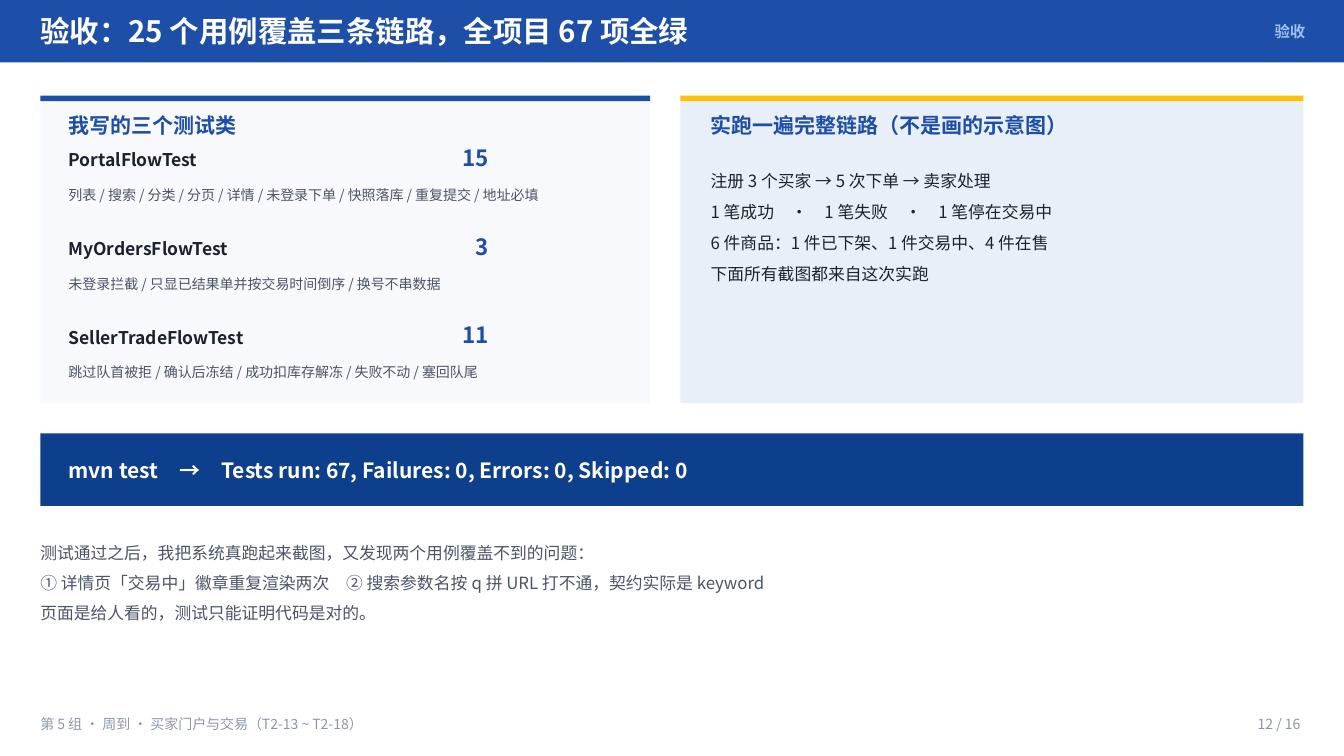
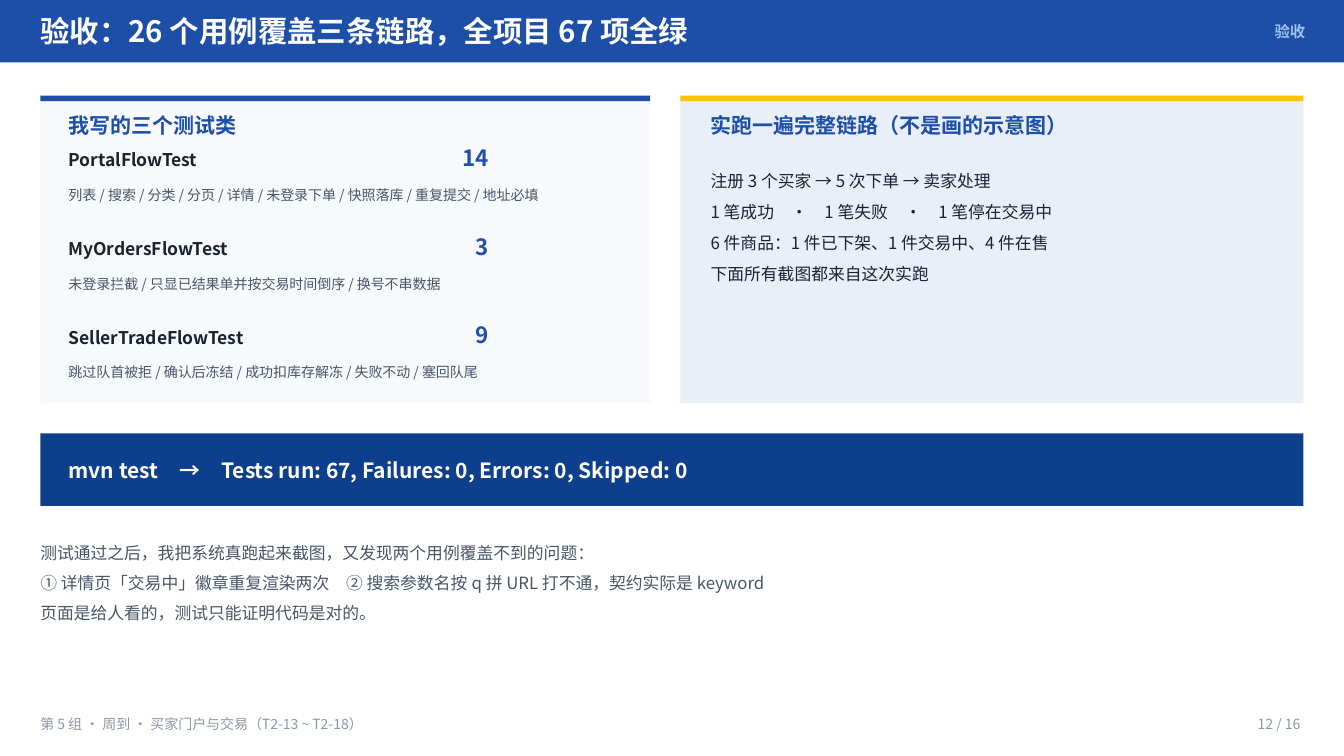
Before and after one commit to xiaochu-dev/online-shopping-group5, a slide deck: slide 12 of docs/周到-第2次阶段性评审.pptx. Drawn at 1344x756 pixels with LibreOffice and Linux fonts; fonts in the diff are those of the drawing. Boxes give left, top, right and bottom in pixels: in the first picture for what was removed or moved away, otherwise in the second. Text is boxed around its words. In the diff, an @@ line names an element or a change of style, - is before the commit and + after.

Commit message:
docs: 修正 PPT 用例数（26 项：14/3/9）

```diff
--- a/docs/周到-第2次阶段性评审.pptx
+++ b/docs/周到-第2次阶段性评审.pptx
@@ text at (40,17,688,46): text changed @@
-验收：25 个用例覆盖三条链路，全项目 67 项全绿
+验收：26 个用例覆盖三条链路，全项目 67 项全绿
@@ text at (463,149,489,166): text changed @@
-15
+14
@@ text at (476,326,489,344): text changed @@
-11
+9
```
